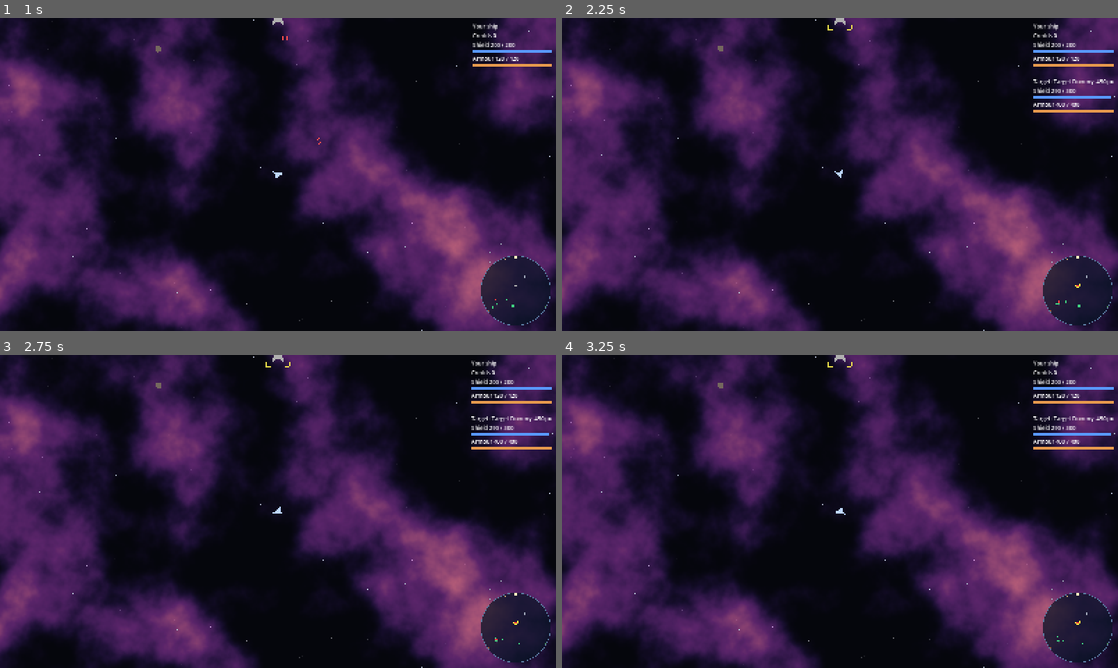
Above: before the commit, frames 1-4 (two rows, left to right).
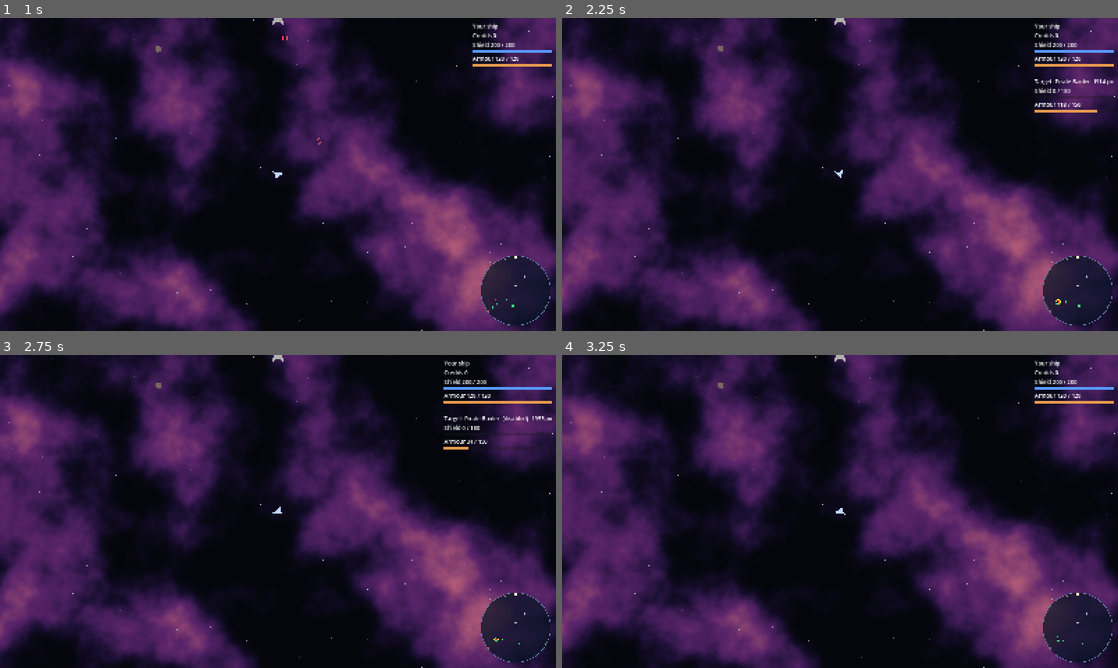
Above: after the commit, the same moments.

Repository: jarrad-h/Terminal_Velocity
Game: Godot game, scene res://scenes/system.tscn
The game is run twice, just before and just after one commit, with the same random seed, the same clock (stepped at 60 frames per second) and the same inputs.
Inputs (mouse positions are in pixels of both pictures, inside the frame that each line leads up to):
- Up to frame 1 (1 s): tap Enter at 0.5 s; move the mouse to (400, 158) at 0.52 s; hold Right (turn_right) from 0.53 s (still down); hold Space (fire_primary) from 0.53 s (still down); click (400, 158) at 0.67 s
- Up to frame 2 (2.25 s): release Right (turn_right) at 1.25 s; release Space (fire_primary) at 1.25 s; drag from (728, 190) to (717, 49) at 1.27 s; tap Enter at 2 s; move the mouse to (895, 105) at 2.02 s; hold Right (turn_right) from 2.03 s (still down); hold R (target_nearest) from 2.03 s (still down)
- Up to frame 3 (2.75 s): keep holding Right (turn_right); keep holding R (target_nearest)
- Up to frame 4 (3.25 s): release Right (turn_right) at 2.75 s; release R (target_nearest) at 2.75 s; drag from (812, 574) to (673, 464) at 2.77 s

Frame 1 is identical in both runs. In frame 2, 0.8% of the frame differs, in the area x 47-100%, y 1-92%; in frame 3, 1.3%; in frame 4, 0.9%.

Commit message:
m4: review fixes for playtest changes (A8 C12 loader validation)
- C12: falloff_start_pct / falloff_min_pct must be 0-100 (loader errors);
  shots measure falloff by their own travel (speed x time), so the
  shooter's speed no longer changes it.
- A8: tolerance_factor follows personality hot reloads; ships with no
  government use the default tolerance (20%) and forgiveness (4%/s)
  rather than none. Already-hostile ships charge the attack penalty on
  first hit (documented).
- Loader tests for shield_recharge_delay, falloff, tolerance,
  forgiveness and tolerance_factor; falloff edge-case tests.

Co-Authored-By: Claude Opus 5.5 <noreply@anthropic.com>
Claude-Session: https://claude.ai/code/session_013KYWppx9gL7PY4dFLZkH3u

Diff:
--- a/scripts/ai/ai_controller.gd
+++ b/scripts/ai/ai_controller.gd
@@ -351,6 +351,7 @@
 		var fresh: PersonalityDef = DataRegistry.get_personality(personality.id)
 		if fresh != null:
 			personality = fresh
+			ship.tolerance_factor = personality.tolerance_factor
 	var fresh_system: SystemDef = DataRegistry.get_system(system.id)
 	if fresh_system != null:
 		system = fresh_system
--- a/scripts/combat/projectile.gd
+++ b/scripts/combat/projectile.gd
@@ -45,14 +45,17 @@
 	var next: Vector2 = position + velocity * delta
 	var hit: Dictionary = HitQuery.ray(self, position, next, _exclude)
 	if not hit.is_empty():
-		var at_distance: float = _travelled + position.distance_to(hit["position"])
+		var step_fraction: float = position.distance_to(hit["position"]) / maxf(position.distance_to(next), 0.001)
+		var at_distance: float = _travelled + weapon.speed * delta * step_fraction
 		var scale: float = HitQuery.damage_scale(shooter_is_player, shooter_government, hit["target"]) * weapon.falloff_at(at_distance)
 		if scale > 0.0:
 			hit["target"].health.apply_damage(weapon.damage_shield * scale, weapon.damage_armor * scale, shooter if is_instance_valid(shooter) else null)
 		Flash.spawn(get_parent(), hit["position"], 6.0 if weapon.kind != "guided" else 18.0, weapon.colour, 0.25)
 		queue_free()
 		return
-	_travelled += position.distance_to(next)
+	# C12: falloff follows the shot's own travel (speed × time), not world
+	# distance, so it doesn't depend on how fast the shooter was moving.
+	_travelled += weapon.speed * delta
 	position = next
 	# C12: fade with damage falloff (never fully invisible).
 	if weapon.falloff_start_pct < 100.0:
--- a/scripts/data/weapon_def.gd
+++ b/scripts/data/weapon_def.gd
@@ -40,8 +40,11 @@
 	d.arc = r.number("arc", 360.0, false, 0.0)
 	d.colour = r.colour("colour", Color.WHITE)
 	d.inherit_velocity = r.boolean("inherit_velocity", true)
-	d.falloff_start_pct = clampf(r.number("falloff_start_pct", 100.0, false, 0.0), 0.0, 100.0)
+	d.falloff_start_pct = r.number("falloff_start_pct", 100.0, false, 0.0)
 	d.falloff_min_pct = r.number("falloff_min_pct", 100.0, false, 0.0)
+	for key: String in ["falloff_start_pct", "falloff_min_pct"]:
+		if r.has(key) and float(r.data[key]) > 100.0:
+			r.error(key, "must be at most 100")
 	d.sprite = r.string("sprite")
 	d.sound = r.string("sound")
 	return d
--- a/scripts/ship/ship.gd
+++ b/scripts/ship/ship.gd
@@ -30,6 +30,7 @@
 ## ships at once, the player once grievance passes tolerance (A8).
 var _aggressors: Dictionary = {}
 var _last_attacker: Ship = null
+static var _DEFAULT_GOV: GovernmentDef = GovernmentDef.parse(DefReader.new({}, "", []))
 var _target: Ship = null
 
 @onready var body: ShipBody = $ShipBody
@@ -206,15 +207,19 @@
 		GameState.report_player_act(self, "shoot")
 
 
+## Ships with no government use the GovernmentDef defaults (documented in data/README.md).
+func _leniency_gov() -> GovernmentDef:
+	var mine: GovernmentDef = gov_def()
+	return mine if mine != null else _DEFAULT_GOV
+
+
 func _tolerance() -> float:
-	var mine: GovernmentDef = gov_def()
-	return Grievance.tolerance(mine.tolerance_pct if mine != null else 0.0, tolerance_factor)
+	return Grievance.tolerance(_leniency_gov().tolerance_pct, tolerance_factor)
 
 
 func _physics_process(delta: float) -> void:
 	if grievance > 0.0:
-		var mine: GovernmentDef = gov_def()
-		grievance = Grievance.decay(grievance, mine.forgiveness_pct_per_s if mine != null else 0.0, delta)
+		grievance = Grievance.decay(grievance, _leniency_gov().forgiveness_pct_per_s, delta)
 
 
 func _attacked_by_player() -> bool:
--- /dev/null
+++ b/tests/fixtures/loader/broken/governments/grumpy.json
@@ -0,0 +1 @@
+{"name": "Grumpy", "tolerance_pct": -5, "forgiveness_pct_per_s": "slowly"}
--- /dev/null
+++ b/tests/fixtures/loader/broken/personalities/hothead.json
@@ -0,0 +1 @@
+{"name": "Hothead", "tolerance_factor": -1}
--- /dev/null
+++ b/tests/fixtures/loader/broken/ships/bad_recharge.json
@@ -0,0 +1 @@
+{"name": "Bad Recharge", "accel": 1, "top_speed": 1, "turn_rate": 1, "shield_recharge_delay": -1}
--- /dev/null
+++ b/tests/fixtures/loader/broken/weapons/bad_falloff.json
@@ -0,0 +1 @@
+{"name": "Bad Falloff", "kind": "gun", "falloff_start_pct": 150, "falloff_min_pct": 120}
--- a/tests/unit/test_damage_model.gd
+++ b/tests/unit/test_damage_model.gd
@@ -58,3 +58,9 @@
 	assert_near(DamageModel.falloff(1000.0, 1000.0, 30.0, 10.0), 0.1, "minimum at full range")
 	assert_near(DamageModel.falloff(1500.0, 1000.0, 30.0, 10.0), 0.1, "beyond range stays at minimum")
 	assert_near(DamageModel.falloff(900.0, 1000.0, 100.0, 10.0), 1.0, "start 100% = no falloff")
+
+
+func test_falloff_edge_cases() -> void:
+	assert_near(DamageModel.falloff(500.0, 0.0, 30.0, 10.0), 1.0, "no range: no falloff")
+	assert_near(DamageModel.falloff(0.0, 1000.0, 0.0, 10.0), 1.0, "start 0: full at the muzzle")
+	assert_near(DamageModel.falloff(500.0, 1000.0, 0.0, 10.0), 0.55, "start 0: linear from the muzzle")
--- a/tests/unit/test_data_loader.gd
+++ b/tests/unit/test_data_loader.gd
@@ -64,6 +64,17 @@
 	var ring: LocalSpaceEntry = (set.get_def("systems", "home") as SystemDef).local_space[1]
 	assert_true(ring.region == "ring", "ring region")
 	assert_near(ring.inner_radius, 100.0, "ring inner radius")
+
+
+func test_playtest_field_defaults() -> void:
+	var data: DataSet = _load([BASE])
+	var ship: ShipDef = data.get_def("ships", "alpha")
+	assert_near(ship.shield_recharge_delay, 3.0, "C6 recharge delay default")
+	var weapon: WeaponDef = data.get_def("weapons", "zap")
+	assert_near(weapon.falloff_at(10000.0), 1.0, "C12 no falloff by default")
+	var law: GovernmentDef = data.get_def("governments", "law")
+	assert_near(law.tolerance_pct, 20.0, "A8 tolerance default")
+	assert_near(law.forgiveness_pct_per_s, 4.0, "A8 forgiveness default")
 
 
 func test_ai_pool_defaults_follow_role() -> void:
@@ -142,6 +153,12 @@
 	_expect_error(set, ["game.json", "ai.roam_band", "greater than max"])
 	_expect_error(set, ["game.json", "combat.friendly_fire_pct", "at least 0"])
 	_expect_error(set, ["game.json", "player.credits", "expected a number"])
+	_expect_error(set, ["bad_falloff.json", "falloff_start_pct", "at most 100"])
+	_expect_error(set, ["bad_falloff.json", "falloff_min_pct", "at most 100"])
+	_expect_error(set, ["bad_recharge.json", "shield_recharge_delay", "at least 0"])
+	_expect_error(set, ["grumpy.json", "tolerance_pct", "at least 0"])
+	_expect_error(set, ["grumpy.json", "forgiveness_pct_per_s", "expected a number"])
+	_expect_error(set, ["hothead.json", "tolerance_factor", "at least 0"])
 	_expect_error(set, ["no_hardpoint.json", "default_weapons[0]", "no beam exit points"])
 	_expect_error(set, ["bad_ring.json", "local_space[1].region.inner_radius", "smaller than radius"])
 
Not shown, changed: data/README.md
